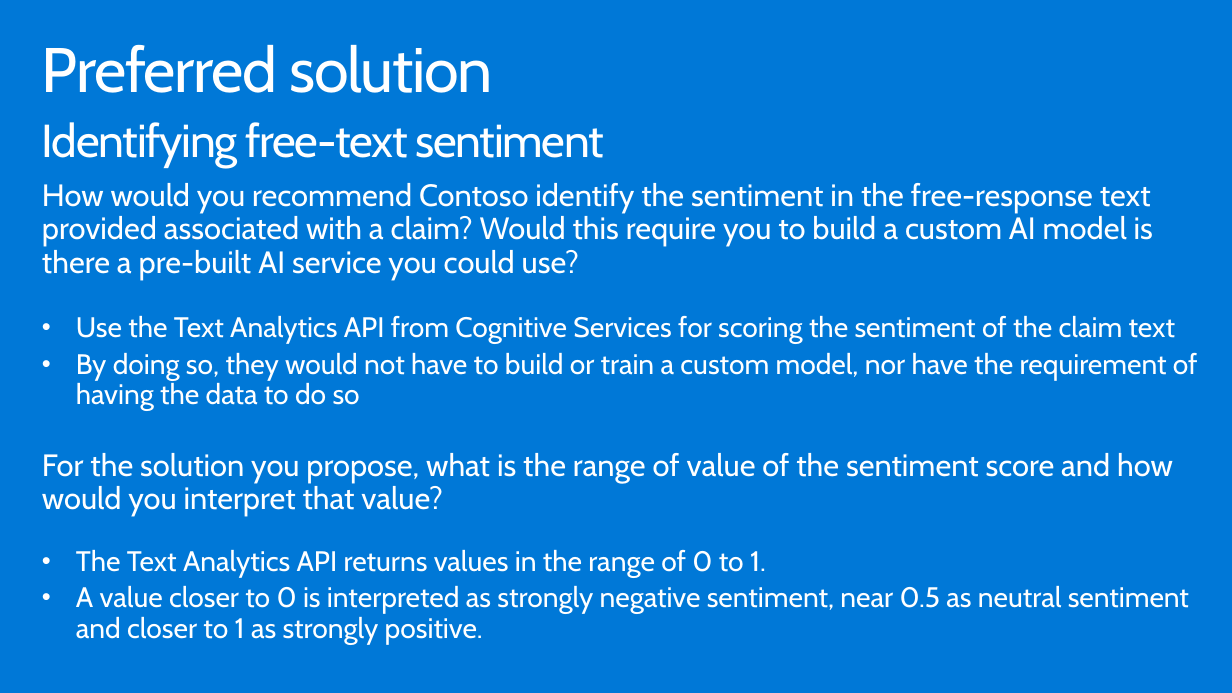
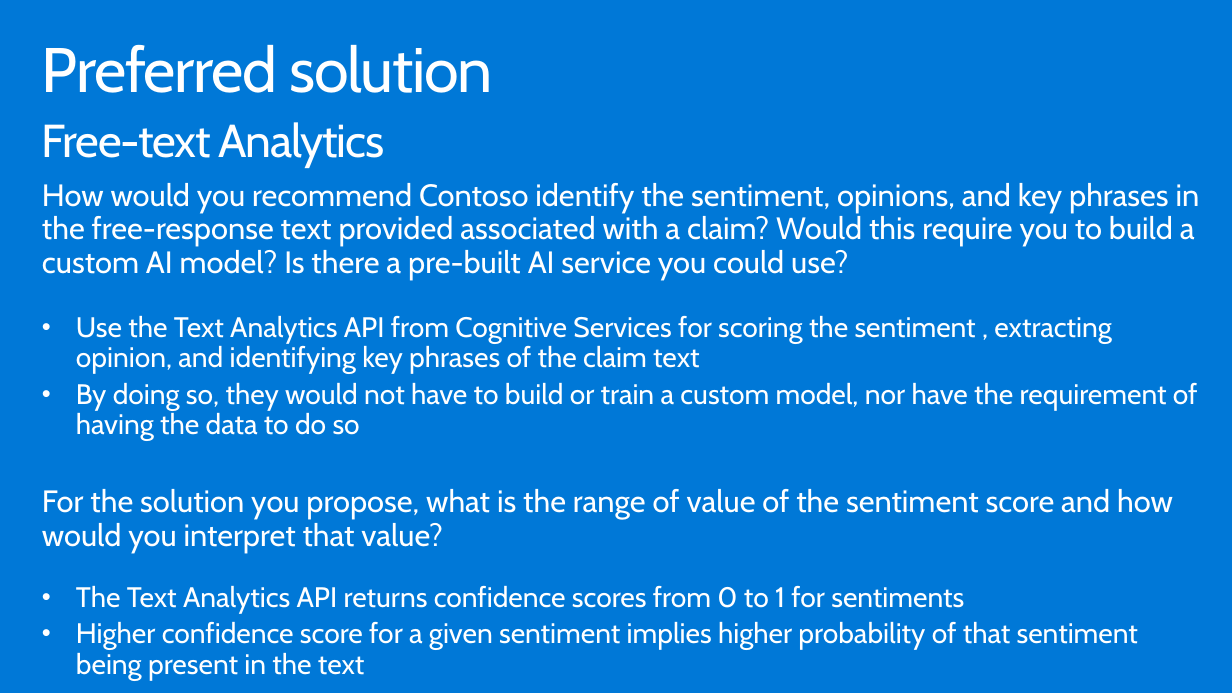
Before and after one commit to microsoft/MCW-Analyzing-text-with-Azure-Machine-Learning-and-Cognitive-Services, a slide deck: slide 25 of Whiteboard design session/WDS trainer presentation - Cognitive Services and deep learning.pptx (slide 24 before the commit). Drawn at 1232x693 pixels with LibreOffice and Linux fonts; fonts in the diff are those of the drawing. Boxes give left, top, right and bottom in pixels: in the first picture for what was removed or moved away, otherwise in the second. Text is boxed around its words. In the diff, an @@ line names an element or a change of style, - is before the commit and + after.

```diff
--- a/Whiteboard design session/WDS trainer presentation - Cognitive Services and deep learning.pptx
+++ b/Whiteboard design session/WDS trainer presentation - Cognitive Services and deep learning.pptx
@@ text at (42, 122, 385, 168): text changed @@
-Identifying free-text sentiment
+Free-text Analytics
@@ text at (42, 183, 1200, 374): text changed @@
-How would you recommend Contoso identify the sentiment in the free-response text provided associated with a claim? Would this require you to build a custom AI model is there a pre-built AI service you could use?
-• Use the Text Analytics API from Cognitive Services for scoring the sentiment of the claim text
+How would you recommend Contoso identify the sentiment, opinions, and key phrases in the free-response text provided associated with a claim? Would this require you to build a custom AI model? Is there a pre-built AI service you could use?
+• Use the Text Analytics API from Cognitive Services for scoring the sentiment , extracting opinion, and identifying key phrases of the claim text
@@ text at (76, 585, 1138, 680): text changed @@
-• The Text Analytics API returns values in the range of 0 to 1.
-• A value closer to 0 is interpreted as strongly negative sentiment, near 0.5 as neutral sentiment and closer to 1 as strongly positive.
+• The Text Analytics API returns confidence scores from 0 to 1 for sentiments
+• Higher confidence score for a given sentiment implies higher probability of that sentiment being present in the text
```
Also in this commit, not shown: 8 other slides changed, 2 slides added, 5 slides removed, 1 other file.
